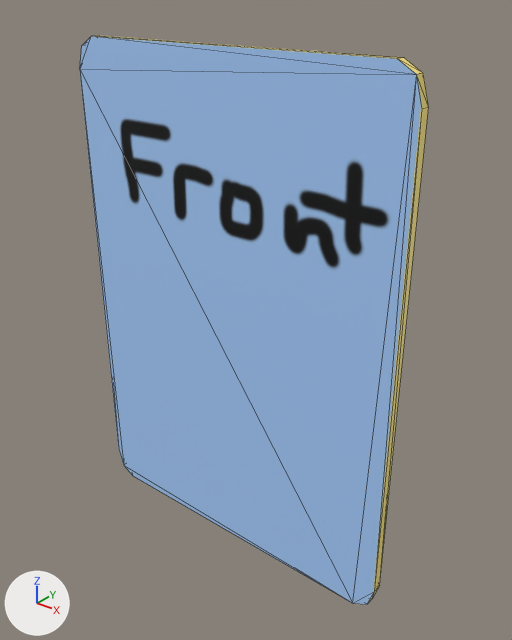
What one commit did to the glTF model src/assets/card.glb.
The view is the same before and after, from a 50 mm lens placed at (0.0707, -0.0819, 0.0533), pointed at (0.0032, 0.0024, 0.001). Lighting does not change. The marker at lower left points along +X, +Y and +Z. Mesh edges are drawn as thin lines. Where no turn or scale is listed for an object, it has been applied to the vertices.
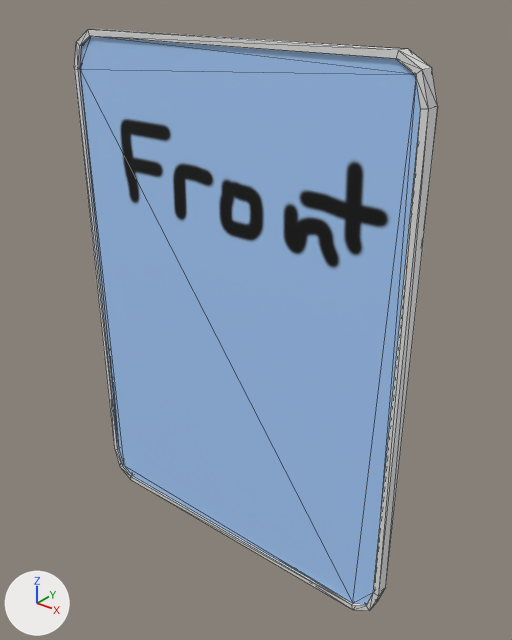
Commit message: Border mesh + better state management

What differs and where, as boxes [x1, y1, x2, y2] in the pictures (512 x 640 px):
```json
{"object": "Border", "change": "added", "after": [74, 29, 438, 611]}
```

Edits to the scene script, one JSON object a line:
```json
{"op": "add", "block": "me_plane_002", "code": ["me_plane_002 = bpy.data.meshes.new('Plane.002')", "me_plane_002.from_pydata(...)  # 48 vertices, 96 faces; spans x -0.0327..0.0327, y -0.002..0.0004, z -0.0454..0.0454"]}
{"op": "add", "block": "ob_border", "code": ["ob_border = bpy.data.objects.new('Border', me_plane_002)", "ob_border.location = (0.0, 0.0, 0.0)"]}
```
